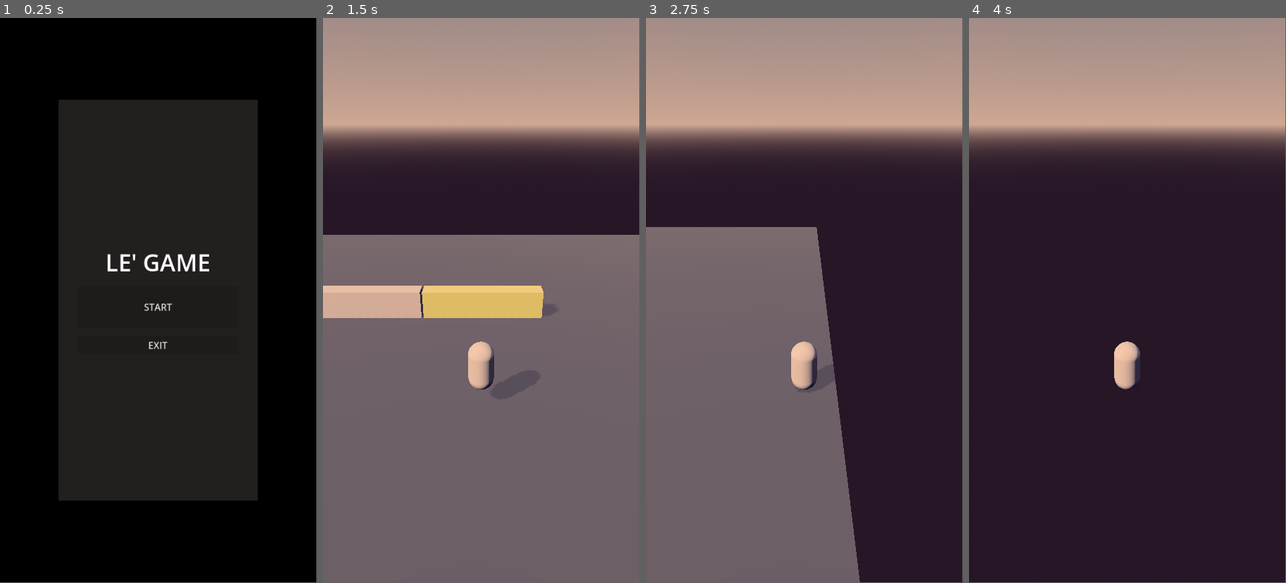
Above: before the commit, frames 1-4 (left to right).
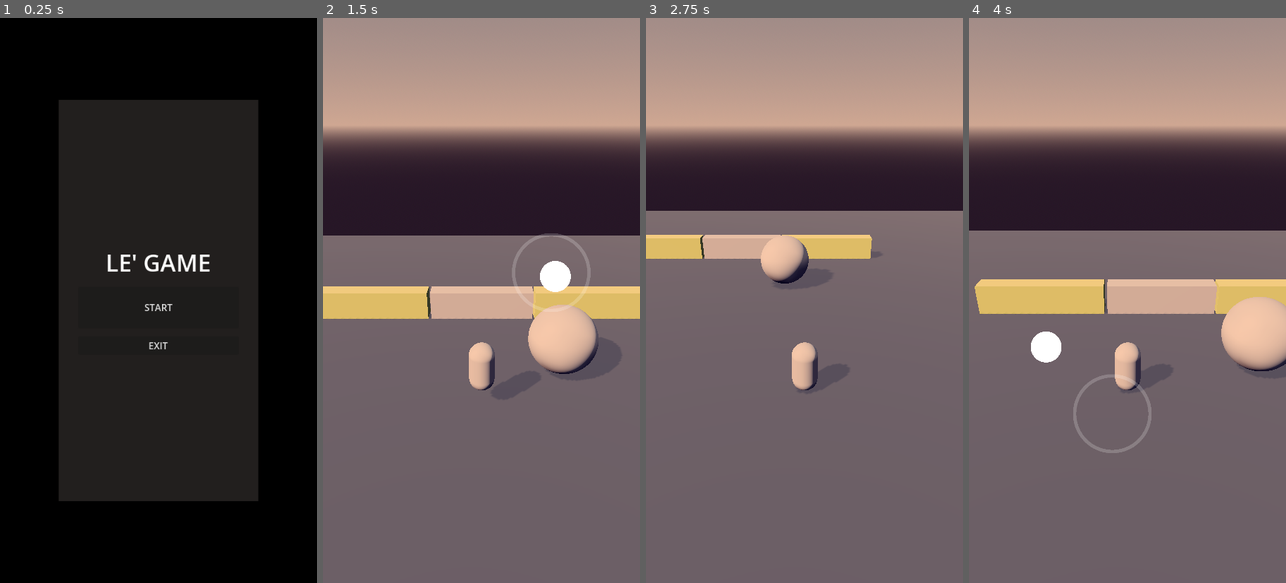
Above: after the commit, the same moments.

Repository: lentsius-bark/pixel-godot-course
Game: Godot game, scene res://scenes/main_menu.tscn
The game is run twice, just before and just after one commit, with the same random seed, the same clock (stepped at 60 frames per second) and the same inputs.
Inputs (mouse positions are in pixels of both pictures, inside the frame that each line leads up to):
- Up to frame 1 (0.25 s): no input
- Up to frame 2 (1.5 s): click "START" at 0.5 s; tap Enter (ui_accept) at 1.25 s; move the mouse to (551, 272) at 1.27 s; hold Right (ui_right) from 1.28 s (still down); click (551, 272) at 1.42 s
- Up to frame 3 (2.75 s): tap Enter (ui_accept) at 1.52 s; release Right (ui_right) at 2 s; drag from (741, 328) to (788, 413) at 2.02 s
- Up to frame 4 (4 s): move the mouse to (1159, 176) at 2.77 s; hold Right (ui_right) 2.78-3.5 s; click (1159, 176) at 2.92 s; drag from (1111, 413) to (1032, 215) at 3.52 s
In our replay, the window is 449x799 before the commit and 450x800 after it. These sizes can differ from the game's own. Grey fills any space a smaller window leaves; there, only what the larger window draws over its background counts as a difference.

The runs differ from the first frame. In frame 1, 0.4% of the frame differs, in the area x 18-82%, y 41-86%; in frame 2, 8.3%; in frame 3, 30%; in frame 4, 62%, in the area x 0-100%, y 0-100%.

Commit message:
LESSON 3

Diff:
--- /dev/null
+++ b/default_bus_layout.tres
@@ -0,0 +1,26 @@
+[gd_resource type="AudioBusLayout" load_steps=2 format=3 uid="uid://kgnj6w007lku"]
+
+[sub_resource type="AudioEffectHighPassFilter" id="AudioEffectHighPassFilter_tdep8"]
+resource_name = "HighPassFilter"
+
+[resource]
+bus/1/name = &"Music"
+bus/1/solo = false
+bus/1/mute = false
+bus/1/bypass_fx = false
+bus/1/volume_db = 0.0
+bus/1/send = &"Master"
+bus/1/effect/0/effect = SubResource("AudioEffectHighPassFilter_tdep8")
+bus/1/effect/0/enabled = false
+bus/2/name = &"SFX"
+bus/2/solo = false
+bus/2/mute = false
+bus/2/bypass_fx = false
+bus/2/volume_db = 0.0
+bus/2/send = &"Master"
+bus/3/name = &"UISFX"
+bus/3/solo = false
+bus/3/mute = false
+bus/3/bypass_fx = false
+bus/3/volume_db = 0.0
+bus/3/send = &"Master"
--- a/project.godot
+++ b/project.godot
@@ -18,11 +18,42 @@
 [autoload]
 
 GameManager="*res://scripts/game_manager.gd"
+SignalBus="*res://scripts/signal_bus.gd"
 
 [display]
 
 window/size/viewport_width=540
 window/size/viewport_height=960
+window/stretch/mode="viewport"
+window/stretch/aspect="expand"
+window/per_pixel_transparency/allowed=true
+
+[input]
+
+up={
+"deadzone": 0.5,
+"events": [Object(InputEventKey,"resource_local_to_scene":false,"resource_name":"","device":-1,"window_id":0,"alt_pressed":false,"shift_pressed":false,"ctrl_pressed":false,"meta_pressed":false,"pressed":false,"keycode":0,"physical_keycode":87,"key_label":0,"unicode":119,"location":0,"echo":false,"script":null)
+]
+}
+left={
+"deadzone": 0.5,
+"events": [Object(InputEventKey,"resource_local_to_scene":false,"resource_name":"","device":-1,"window_id":0,"alt_pressed":false,"shift_pressed":false,"ctrl_pressed":false,"meta_pressed":false,"pressed":false,"keycode":0,"physical_keycode":65,"key_label":0,"unicode":97,"location":0,"echo":false,"script":null)
+]
+}
+right={
+"deadzone": 0.5,
+"events": [Object(InputEventKey,"resource_local_to_scene":false,"resource_name":"","device":-1,"window_id":0,"alt_pressed":false,"shift_pressed":false,"ctrl_pressed":false,"meta_pressed":false,"pressed":false,"keycode":0,"physical_keycode":68,"key_label":0,"unicode":100,"location":0,"echo":false,"script":null)
+]
+}
+down={
+"deadzone": 0.5,
+"events": [Object(InputEventKey,"resource_local_to_scene":false,"resource_name":"","device":-1,"window_id":0,"alt_pressed":false,"shift_pressed":false,"ctrl_pressed":false,"meta_pressed":false,"pressed":false,"keycode":0,"physical_keycode":83,"key_label":0,"unicode":115,"location":0,"echo":false,"script":null)
+]
+}
+
+[input_devices]
+
+pointing/emulate_touch_from_mouse=true
 
 [layer_names]
 
--- a/scenes/player.gd
+++ b/scenes/player.gd
@@ -4,6 +4,15 @@
 
 
 @export var stats : UnitStats
+
+var touch_velocity : Vector2
+
+func _ready() -> void:
+	SignalBus.touch_movement_registered.connect(on_touch_movement_registered)
+
+
+func on_touch_movement_registered(_velocity : Vector2) -> void:
+	touch_velocity = _velocity
 
 
 func _physics_process(delta: float) -> void:
@@ -17,8 +26,8 @@
 
 	# Get the input direction and handle the movement/deceleration.
 	# As good practice, you should replace UI actions with custom gameplay actions.
-	var input_dir := Input.get_vector("ui_left", "ui_right", "ui_up", "ui_down")
-	var direction := (transform.basis * Vector3(input_dir.x, 0, input_dir.y)).normalized()
+	var input_dir := Input.get_vector("left", "right", "up", "down") + touch_velocity
+	var direction := (transform.basis * Vector3(input_dir.x, 0, input_dir.y))#.normalized()
 	if direction:
 		velocity.x = direction.x * stats.walk_speed * 4
 		velocity.z = direction.z * stats.walk_speed * 4
--- a/scenes/the_game.tscn
+++ b/scenes/the_game.tscn
@@ -1,9 +1,10 @@
-[gd_scene load_steps=23 format=3 uid="uid://cb2m4tpsggr31"]
+[gd_scene load_steps=31 format=3 uid="uid://cb2m4tpsggr31"]
 
 [ext_resource type="PackedScene" uid="uid://dv8tfvucnqtwp" path="res://scenes/player.tscn" id="1_fvb1p"]
 [ext_resource type="Script" path="res://scripts/door.gd" id="1_p5h11"]
 [ext_resource type="Script" path="res://scripts/unit_stats_resource.gd" id="2_vp1i6"]
 [ext_resource type="Script" path="res://scenes/camera_pivot.gd" id="2_vr3dy"]
+[ext_resource type="Script" path="res://scripts/touch_control.gd" id="5_gjlo1"]
 
 [sub_resource type="Gradient" id="Gradient_whhod"]
 colors = PackedColorArray(0, 0, 0.113725, 1, 1, 0.802, 0.67, 1)
@@ -94,6 +95,98 @@
 health = 100
 walk_speed = 8.0
 
+[sub_resource type="Gradient" id="Gradient_uo856"]
+interpolation_mode = 1
+offsets = PackedFloat32Array(0.757848, 0.914798, 1)
+colors = PackedColorArray(1, 1, 1, 0, 1, 1, 1, 1, 1, 1, 1, 0)
+
+[sub_resource type="GradientTexture2D" id="GradientTexture2D_xnogd"]
+gradient = SubResource("Gradient_uo856")
+width = 256
+height = 256
+fill = 1
+fill_from = Vector2(0.5, 0.5)
+fill_to = Vector2(1, 0.5)
+metadata/_snap_enabled = true
+
+[sub_resource type="Gradient" id="Gradient_mooci"]
+interpolation_mode = 1
+offsets = PackedFloat32Array(0.914798, 1)
+colors = PackedColorArray(1, 1, 1, 1, 1, 1, 1, 0)
+
+[sub_resource type="GradientTexture2D" id="GradientTexture2D_fkg2x"]
+gradient = SubResource("Gradient_mooci")
+width = 256
+height = 256
+fill = 1
+fill_from = Vector2(0.5, 0.5)
+fill_to = Vector2(1, 0.5)
+metadata/_snap_enabled = true
+
+[sub_resource type="Shader" id="Shader_jlh1c"]
+code = "shader_type spatial;
+render_mode blend_mix, depth_draw_opaque, cull_back, diffuse_lambert, specular_schlick_ggx;
+
+instance uniform vec4 ColorParameter : source_color = vec4(1.000000, 1.000000, 1.000000, 1.000000);
+
+
+
+void vertex() {
+// Input:2
+	vec3 n_out2p0 = VERTEX;
+	float n_out2p1 = n_out2p0.r;
+	float n_out2p2 = n_out2p0.g;
+	float n_out2p3 = n_out2p0.b;
+
+
+// Input:5
+	float n_out5p0 = TIME;
+
+
+// FloatFunc:6
+	float n_out6p0 = sin(n_out5p0);
+
+
+// FloatOp:4
+	float n_out4p0 = n_out2p2 + n_out6p0;
+
+
+// VectorCompose:3
+	vec3 n_out3p0 = vec3(n_out2p1, n_out4p0, n_out2p3);
+
+
+// Output:0
+	VERTEX = n_out3p0;
+
+
+}
+
+void fragment() {
+// Input:2
+	vec2 n_out2p0 = UV;
+	float n_out2p1 = n_out2p0.r;
+
+// ColorParameter:3
+	vec4 n_out3p0 = ColorParameter;
+
+
+// VectorOp:4
+	vec3 n_out4p0 = vec3(n_out2p1) * vec3(n_out3p0.xyz);
+
+
+// Output:0
+	ALBEDO = n_out4p0;
+
+
+}
+"
+
+[sub_resource type="ShaderMaterial" id="ShaderMaterial_comhs"]
+render_priority = 0
+shader = SubResource("Shader_jlh1c")
+
+[sub_resource type="SphereMesh" id="SphereMesh_4xj10"]
+
 [node name="TheGame" type="Node3D"]
 
 [node name="Environment" type="Node3D" parent="."]
@@ -121,10 +214,12 @@
 transform = Transform3D(1, 0, 0, 0, 1, 0, 0, 0, 1, -6.54711, 0, -7.71022)
 
 [node name="CollisionShape3D" type="CollisionShape3D" parent="WorldGeomtry/Wall"]
+rotation_edit_mode = 2
 shape = SubResource("BoxShape3D_o34td")
 metadata/_edit_lock_ = true
 
 [node name="MeshInstance3D" type="MeshInstance3D" parent="WorldGeomtry/Wall"]
+rotation_edit_mode = 2
 mesh = SubResource("BoxMesh_hj2so")
 metadata/_edit_lock_ = true
 
@@ -178,3 +273,76 @@
 
 [node name="Camera3D" type="Camera3D" parent="CameraPivot"]
 transform = Transform3D(1, 0, 0, 0, 0.902435, 0.430826, 0, -0.430826, 0.902435, 0, 8.34728, 11.6318)
+
+[node name="UILayer" type="CanvasLayer" parent="."]
+
+[node name="UI" type="Control" parent="UILayer"]
+layout_mode = 3
+anchors_preset = 15
+anchor_right = 1.0
+anchor_bottom = 1.0
+grow_horizontal = 2
+grow_vertical = 2
+
+[node name="TouchControl" type="Control" parent="UILayer/UI" node_paths=PackedStringArray("circle", "target_circle")]
+layout_mode = 1
+anchors_preset = 15
+anchor_right = 1.0
+anchor_bottom = 1.0
+grow_horizontal = 2
+grow_vertical = 2
+script = ExtResource("5_gjlo1")
+circle = NodePath("DragPointBG")
+target_circle = NodePath("DragPointBG/Control/DragStrength")
+
+[node name="DragPointBG" type="TextureRect" parent="UILayer/UI/TouchControl"]
+self_modulate = Color(1, 1, 1, 0.192157)
+texture_filter = 4
+offset_left = 165.0
+offset_top = 677.0
+offset_right = 300.0
+offset_bottom = 813.0
+mouse_filter = 2
+texture = SubResource("GradientTexture2D_xnogd")
+expand_mode = 5
+stretch_mode = 5
+
+[node name="Control" type="Control" parent="UILayer/UI/TouchControl/DragPointBG"]
+layout_mode = 1
+anchors_preset = 8
+anchor_left = 0.5
+anchor_top = 0.5
+anchor_right = 0.5
+anchor_bottom = 0.5
+offset_left = -20.0
+offset_top = -20.0
+offset_right = 20.0
+offset_bottom = 20.0
+grow_horizontal = 2
+grow_vertical = 2
+mouse_filter = 2
+
+[node name="DragStrength" type="TextureRect" parent="UILayer/UI/TouchControl/DragPointBG/Control"]
+texture_filter = 4
+layout_mode = 1
+anchors_preset = 8
+anchor_left = 0.5
+anchor_top = 0.5
+anchor_right = 0.5
+anchor_bottom = 0.5
+offset_left = -26.5
+offset_top = -26.5
+offset_right = 26.5
+offset_bottom = 26.5
+grow_horizontal = 2
+grow_vertical = 2
+mouse_filter = 2
+texture = SubResource("GradientTexture2D_fkg2x")
+expand_mode = 5
+stretch_mode = 5
+
+[node name="MeshInstance3D" type="MeshInstance3D" parent="."]
+transform = Transform3D(3.02862, 0, 0, 0, 3.02862, 0, 0, 0, 3.02862, 3.57008, 1.66076, -2.25717)
+material_override = SubResource("ShaderMaterial_comhs")
+instance_shader_parameters/ColorParameter = Color(1, 1, 1, 1)
+mesh = SubResource("SphereMesh_4xj10")
--- /dev/null
+++ b/scripts/signal_bus.gd
@@ -0,0 +1,3 @@
+extends Node
+
+signal touch_movement_registered(_move_vector : Vector2)
--- /dev/null
+++ b/scripts/touch_control.gd
@@ -0,0 +1,47 @@
+class_name TouchControl extends Control
+
+@export_category("node references")
+@export var circle : TextureRect
+@export var target_circle : TextureRect
+@export_category("parameters")
+@export_range(30, 250) var max_distance_px : float = 120
+
+var start_drag_position_px : Vector2
+var current_touch_position_px : Vector2
+var move_vector : Vector2
+
+func _ready() -> void:
+	circle.hide()
+	set_process(false)
+
+
+func _input(event: InputEvent) -> void:
+	if event is InputEventScreenTouch:
+		if event.pressed:
+			start_drag(event.position)
+		else:
+			stop_drag()
+	if event is InputEventScreenDrag:
+		current_touch_position_px = event.position
+
+
+func start_drag(_from : Vector2) -> void:
+	circle.position = _from - circle.size/2
+	start_drag_position_px = _from
+	current_touch_position_px = _from
+	set_process(true)
+	circle.show()
+
+
+func stop_drag() -> void:
+	set_process(false)
+	circle.hide()
+	current_touch_position_px = Vector2.ZERO
+	move_vector = Vector2.ZERO
+	SignalBus.touch_movement_registered.emit(Vector2.ZERO)
+
+
+func _process(delta: float) -> void:
+	move_vector = -(start_drag_position_px - current_touch_position_px).clamp(Vector2.ONE * -max_distance_px, Vector2.ONE * max_distance_px)
+	target_circle.position = move_vector
+	SignalBus.touch_movement_registered.emit(move_vector / max_distance_px)
